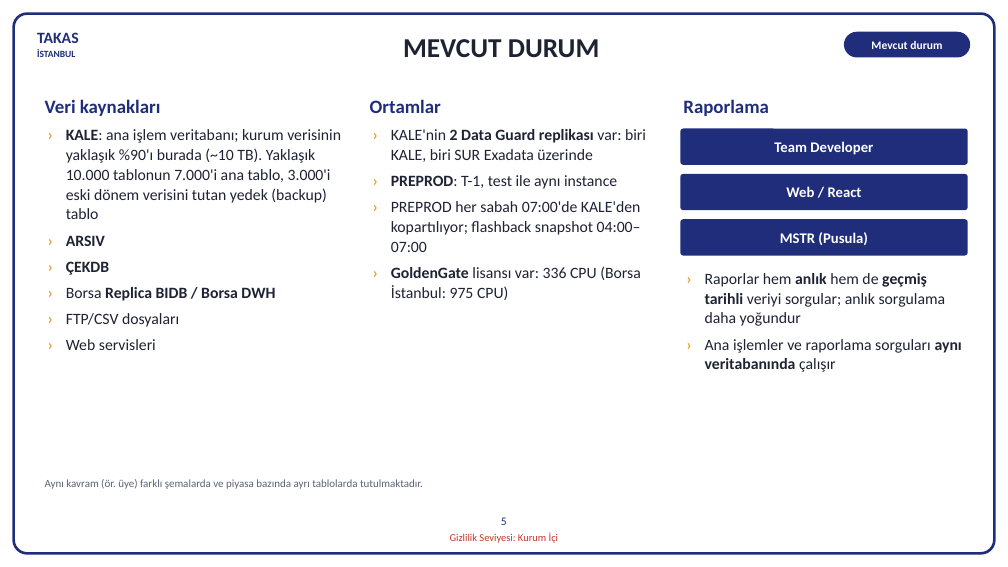
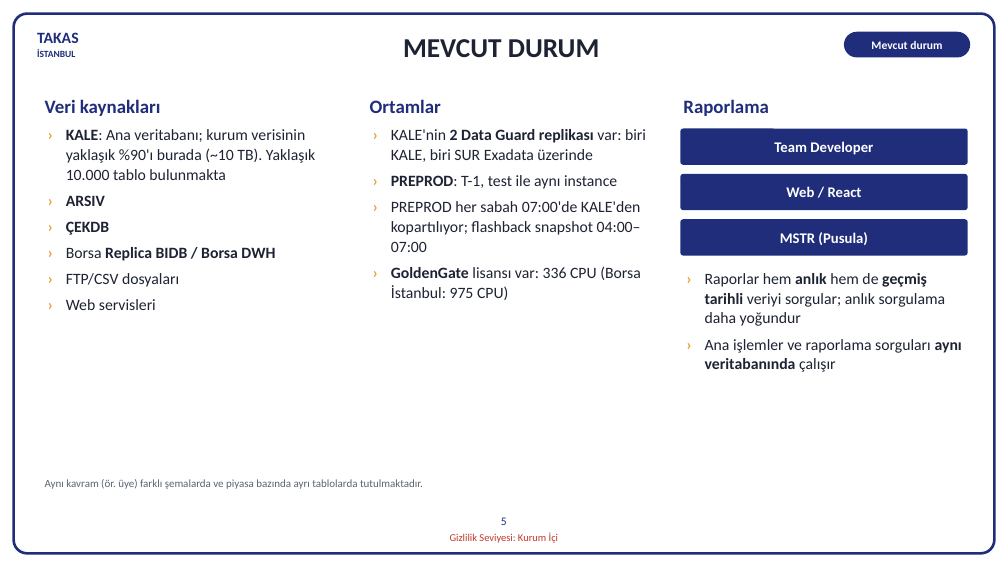
Before and after one commit to hanifidemirel0/Cursor-Projects, a slide deck: slide 5 of outputs/dwh-sunum-kasim-2026/5 - DWHSunum_Kasim2026.pptx. Drawn at 1008x567 pixels with LibreOffice and Linux fonts; fonts in the diff are those of the drawing. Boxes give left, top, right and bottom in pixels: in the first picture for what was removed or moved away, otherwise in the second. Text is boxed around its words. In the diff, an @@ line names an element or a change of style, - is before the commit and + after.

```diff
--- a/outputs/dwh-sunum-kasim-2026/5 - DWHSunum_Kasim2026.pptx
+++ b/outputs/dwh-sunum-kasim-2026/5 - DWHSunum_Kasim2026.pptx
@@ text at [66,129,315,180]: text changed @@
-› KALE: ana işlem veritabanı; kurum verisinin yaklaşık %90'ı burada (~10 TB). Yaklaşık 10.000 tablonun 7.000'i ana tablo, 3.000'i eski dönem verisini tutan yedek (backup) tablo
+› KALE: Ana veritabanı; kurum verisinin yaklaşık %90'ı burada (~10 TB). Yaklaşık 10.000 tablo bulunmakta
```
Also in this commit, not shown: 2 other files.
